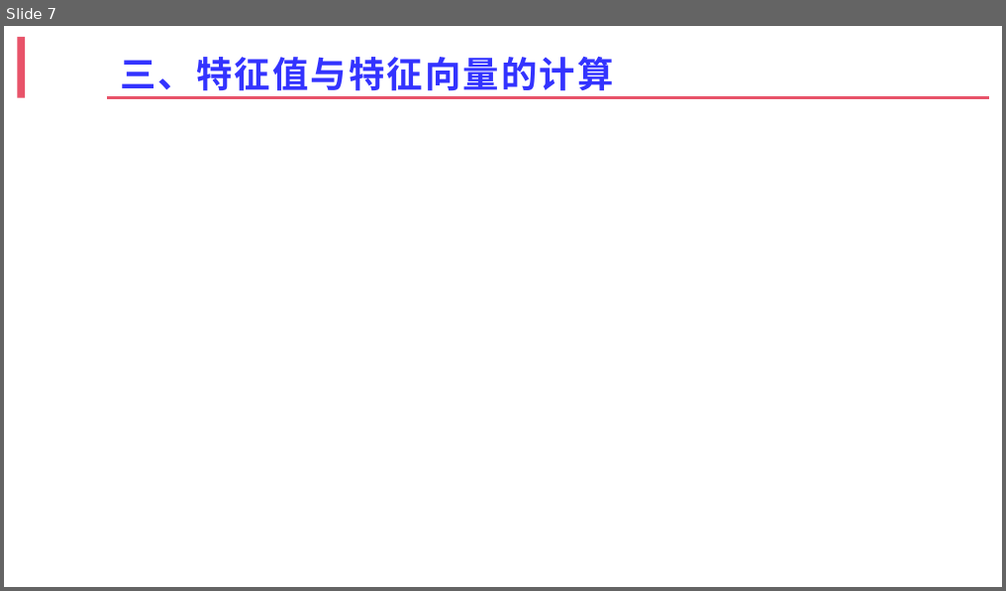
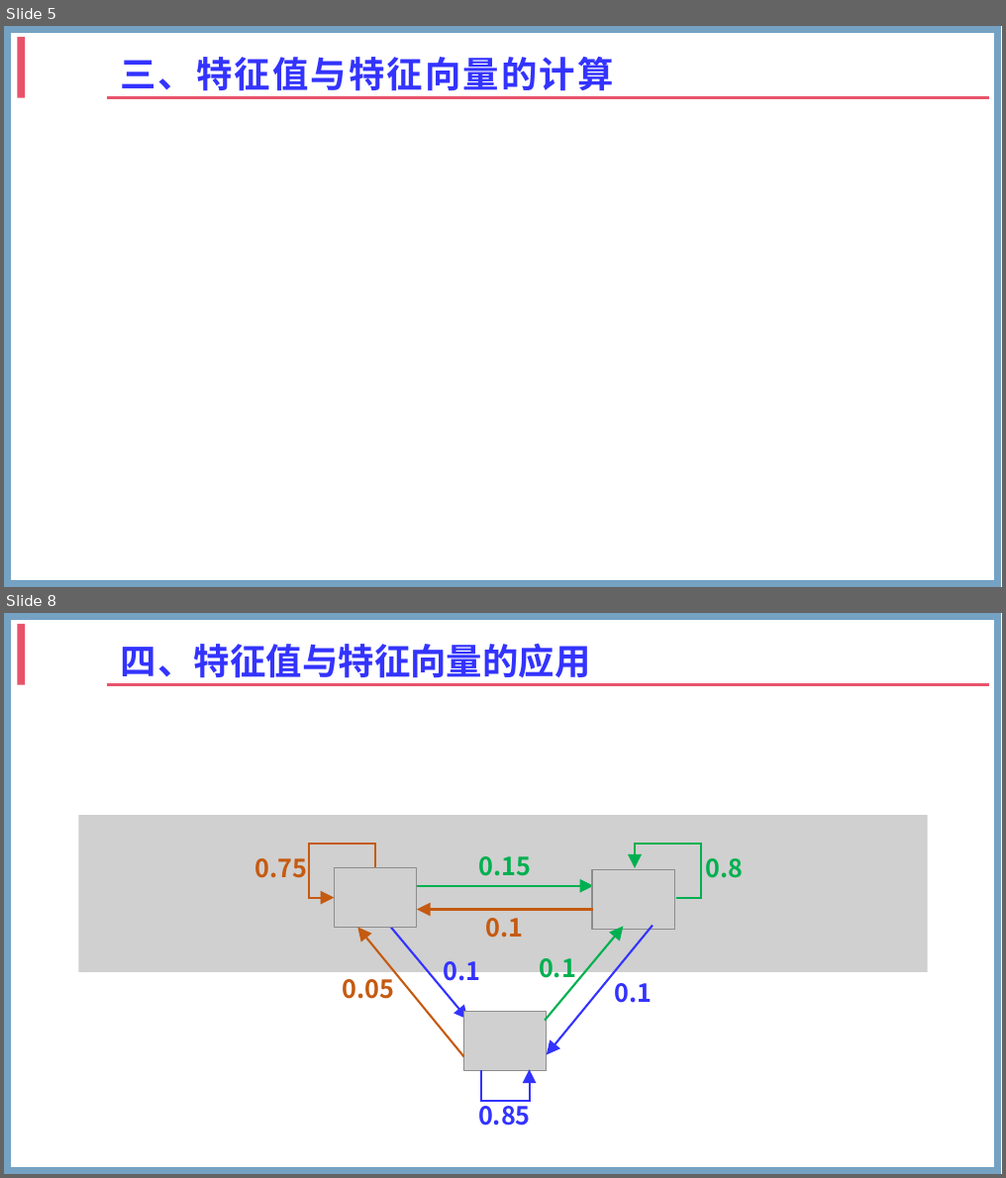
Before and after one commit to zhangshenxing/zhangshenxing.github.io, a slide deck: zsx.pptx. Shown one above the other, each under a label of ours: slide 7 before the commit, slides 5 and 8 after it; the slides between them are not shown. The pictures are 1006x591 and 1006x1178 pixels, drawn with LibreOffice and Linux fonts; fonts in the diff are those of the drawing; grey boxes stand for pictures; background and template pictures are left out. Boxes give left, top, right and bottom in pixels: in the first picture for what was removed or moved away, otherwise in the second. Text is boxed around its words. In the diff, an @@ line names an element or a change of style, - is before the commit and + after.

```diff
--- a/zsx.pptx
+++ b/zsx.pptx
@@ slide 8 added at [4, 613, 1002, 1174], background #FFFFFF; not listed: 3 template elements that a slide beside it also shows @@
@@ title added at [120, 643, 590, 685], 26 pt, text #3333FF, bold @@
+四、特征值与特征向量的应用
@@ picture added at [79, 816, 927, 972] @@
@@ group added at [255, 844, 744, 1126]: 9 texts, 6 arrows, 3 elbow arrows, 3 pictures, 1 line @@
+0.15
+0.75
+0.1
+0.1
+0.1
+0.8
+0.85
+0.05
+0.1
@@ what was slide 7 is now slide 5 @@
@@ slide 5 changed as well @@
@@ rectangle added at [8, 30, 998, 583], outline #75A2C3 5 pt @@
```
Also in this commit, not shown: 10 other slides changed, 2 other slides added, 4 slides removed.
